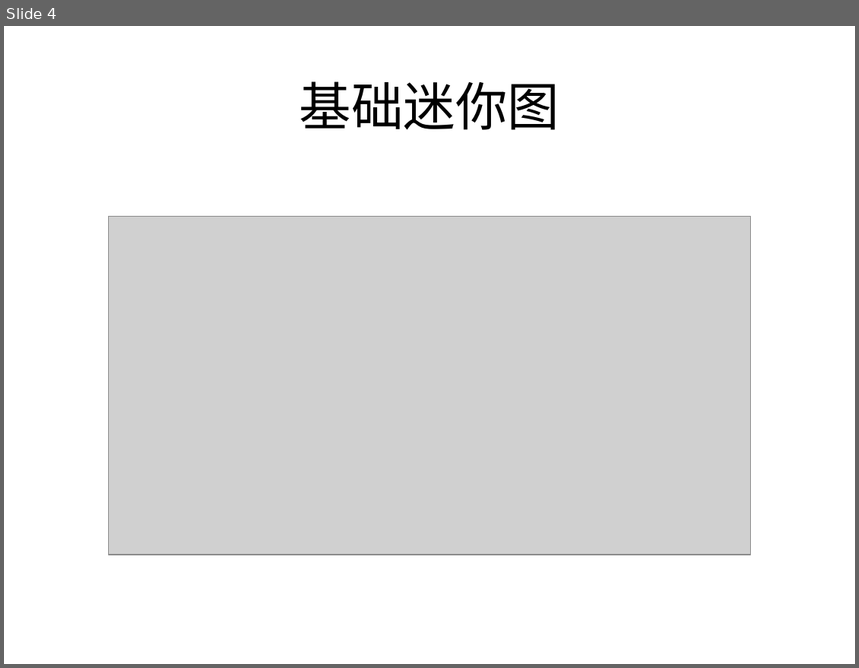
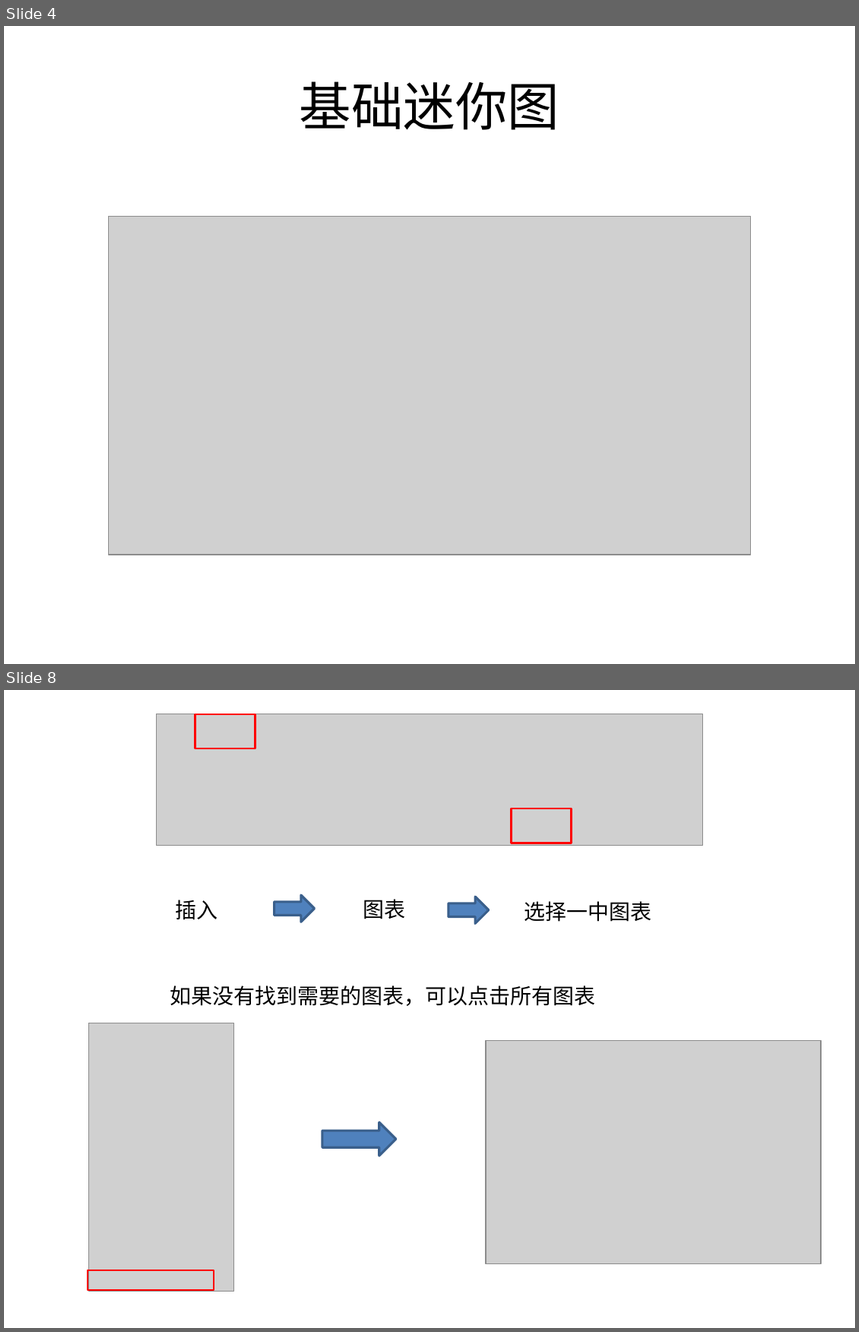
Before and after one commit to sans123wx/class, a slide deck: 第4章excel/图表/图表.pptx. Shown one above the other, each under a label of ours: slide 4 before the commit, slides 4 and 8 after it; the slides between them are not shown. The pictures are 859x668 and 859x1332 pixels, drawn with LibreOffice and Linux fonts; fonts in the diff are those of the drawing; grey boxes stand for pictures. Boxes give left, top, right and bottom in pixels: in the first picture for what was removed or moved away, otherwise in the second. Text is boxed around its words. In the diff, an @@ line names an element or a change of style, - is before the commit and + after.

```diff
--- a/第4章excel/图表/图表.pptx
+++ b/第4章excel/图表/图表.pptx
@@ slide 8 added at (4,690,855,1328), background #FFFFFF @@
@@ picture added at (156,714,704,846) @@
@@ rectangle added at (195,714,255,749), outline #FF0000 1.75 pt @@
@@ rectangle added at (512,809,572,842), outline #FF0000 1.75 pt @@
@@ text added at (175,900,218,920), 18 pt, text #000000 @@
+插入
@@ right arrow added at (275,895,315,922), fill #4F81BD, outline #3A5F8C 2 pt @@
@@ text added at (363,899,405,920), 18 pt, text #000000 @@
+图表
@@ right arrow added at (449,897,488,923), fill #4F81BD, outline #3A5F8C 2 pt @@
@@ text added at (524,901,652,922), 18 pt, text #000000 @@
+选择一中图表
@@ text added at (170,986,595,1006), 18 pt, text #000000 @@
+如果没有找到需要的图表，可以点击所有图表
@@ picture added at (89,1023,235,1291) @@
@@ picture added at (486,1040,821,1264) @@
@@ right arrow added at (322,1122,396,1156), fill #4F81BD, outline #3A5F8C 2 pt @@
@@ rectangle added at (88,1271,214,1291), outline #FF0000 1.25 pt @@
```
Also in this commit, not shown: 1 slide changed, 4 other slides added, 5 other files.
